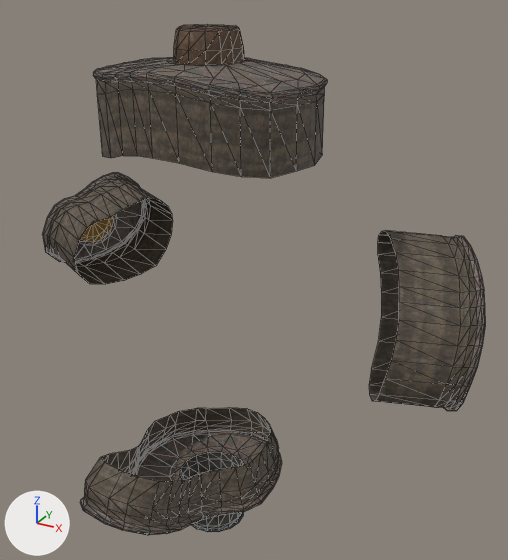
A saved change to the FBX model Blender Models/Floaty Lava/LavaPlanet.fbx.
Both versions are drawn from a 50 mm lens placed at (2640.0, -4086.0, 2280.0), pointed at (304.0, 162.0, 156.0). The lights are fixed; the arrows at lower left show +X, +Y and +Z. Mesh edges are drawn as thin lines.

Names of what the first picture shows: 'Visual'.
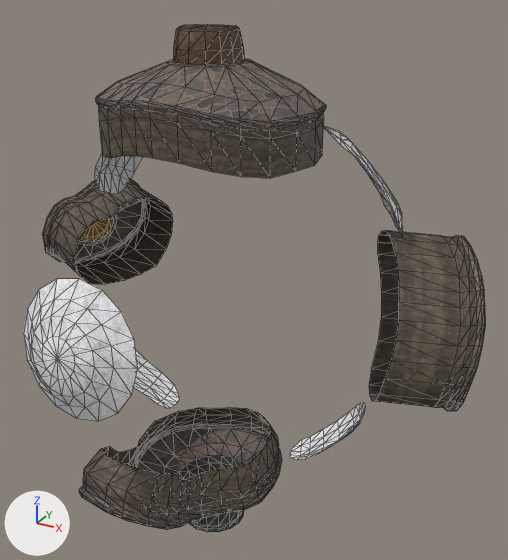
Changed parts and their boxes (x1, y1, x2, y2) in the pictures (508 x 560 px; the box of a moved part takes in the faces that stretch with it):
'Visual', reshaped
    before: (43, 24, 486, 535)
    after: (24, 24, 486, 532)
part 1 of me_circle_027, added
    after: (24, 279, 138, 421)
part 2 of me_circle_027, added
    after: (134, 350, 179, 408)
part 3 of me_circle_027, added
    after: (290, 402, 365, 460)
part 4 of me_circle_027, added
    after: (94, 154, 142, 194)
part 5 of me_circle_027, added
    after: (323, 126, 402, 235)
part 6 of me_circle_027, moved or reshaped
    before: (80, 407, 282, 535)
    after: (79, 407, 282, 530)
part 7 of me_circle_027, moved or reshaped
    before: (93, 57, 327, 178)
    after: (95, 59, 326, 178)

The edits, one by one:
Picture 'Ground_02.png' (img_ground_02_png) is new.
Material 'RockBottomLavaMat' (mat_rockbottomlavamat) is new.
Its texture is img_ground_02_png (with its transparency).
Its roughness is 0.69.
me_circle_027 is used by ob_visual; location (0.0, 0.0, 0.0).
me_circle_027 had 1004 vertices, 1899 faces and spanned x -2003.0..1956.0, y -1298.0..1339.0, z -2088.0..1950.0.
me_circle_027 now has 1269 vertices, 2307 faces and spans x -2003.0..1956.0, y -1599.0..1339.0, z -2088.0..1950.0.
me_circle_027 part 1: a new loose piece of 65 vertices spanning x -434.0..434.0, y -1599.0..-1343.0, z -177.0..678.0, in mat_rockbottomlavamat (picture img_ground_02_png).
me_circle_027 part 2: a new loose piece of 48 vertices spanning x -1393.0..-623.0, y 95.0..493.0, z -1367.0..-542.0, in mat_rockbottomlavamat (picture img_ground_02_png).
me_circle_027 part 3: a new loose piece of 48 vertices spanning x 584.0..1156.0, y 158.0..566.0, z -1395.0..-886.0, in mat_rockbottomlavamat (picture img_ground_02_png).
me_circle_027 part 4: a new loose piece of 48 vertices spanning x -1343.0..-697.0, y 279.0..699.0, z 484.0..1284.0, in mat_rockbottomlavamat (picture img_ground_02_png).
me_circle_027 part 5: a new loose piece of 48 vertices spanning x 647.0..1271.0, y 348.0..885.0, z 506.0..1289.0, in mat_rockbottomlavamat (picture img_ground_02_png).
me_circle_027 part 6: 257 vertices moved from x -643.0..577.0, y -1298.0..587.0, z -1822.0..-900.0 to x -643.0..577.0, y -1298.0..587.0, z -1865.0..-828.0; 4 vertices removed from x -96.0..-76.0, y -1170.0..-735.0, z -1504.0..-1252.0; 12 vertices added at x -259.0..89.0, y -1177.0..-730.0, z -1534.0..-1180.0.
me_circle_027 part 7: 156 vertices moved from x -719.0..821.0, y -625.0..706.0, z 1525.0..1746.0 to x -719.0..821.0, y -625.0..706.0, z 1359.0..1731.0.
me_circle_027 now uses material mat_rockbottomlavamat (picture img_ground_02_png).
